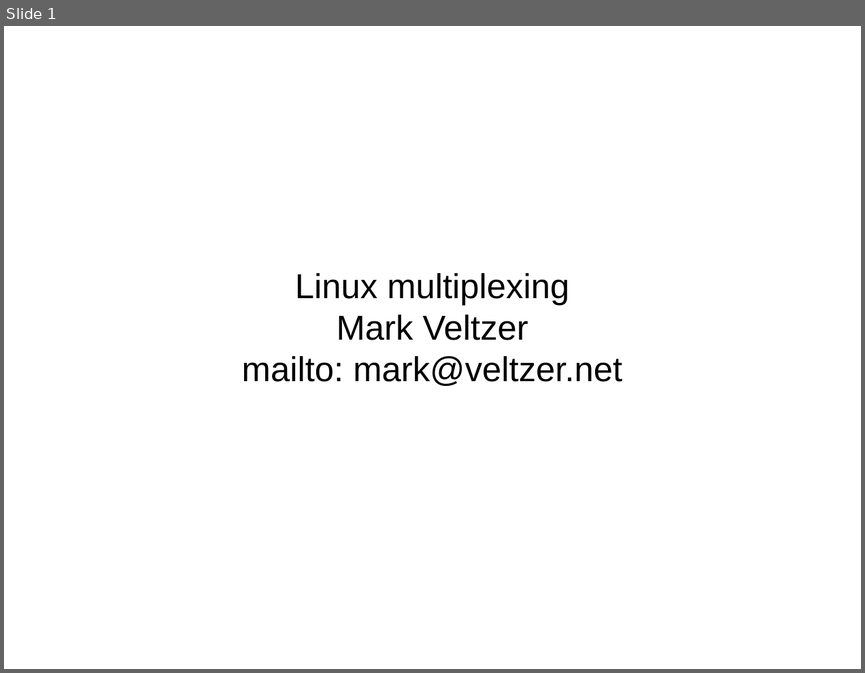
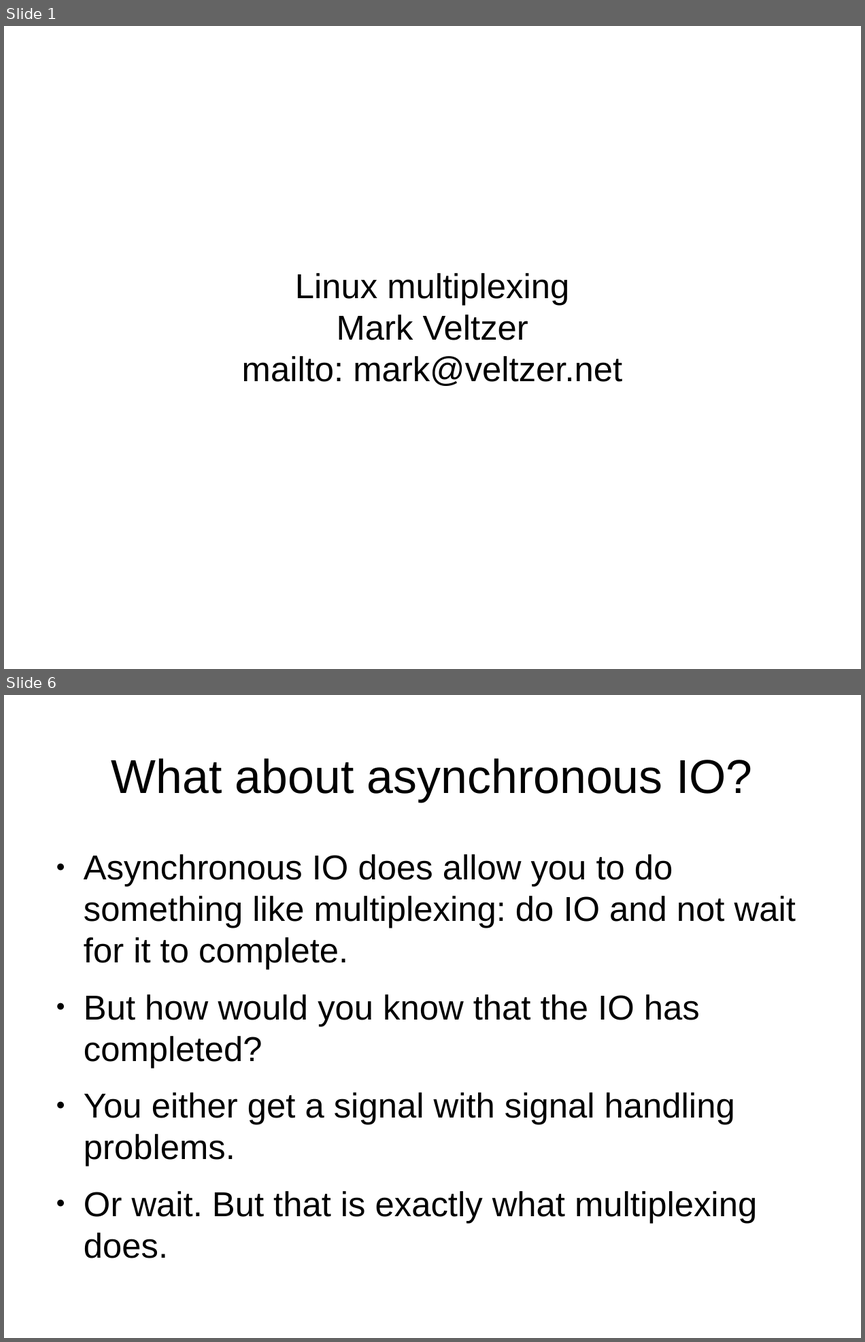
Before and after one commit to veltzer/demos-linux, a slide deck: multi_core/linux_multiplexing.odp. Shown one above the other, each under a label of ours: slide 1 before the commit, slides 1 and 6 after it; the slides between them are not shown. The pictures are 865x673 and 865x1342 pixels, drawn with LibreOffice and Linux fonts; fonts in the diff are those of the drawing. Boxes give left, top, right and bottom in pixels: in the first picture for what was removed or moved away, otherwise in the second. Text is boxed around its words. In the diff, an @@ line names an element or a change of style, - is before the commit and + after.

```diff
--- a/multi_core/linux_multiplexing.odp
+++ b/multi_core/linux_multiplexing.odp
@@ slide 6 added at (4, 695, 861, 1338), background #FFFFFF @@
@@ title added at (111, 758, 753, 802), 44 pt, text #000000 @@
+What about asynchronous IO?
@@ text added at (84, 854, 796, 1258), 32 pt, text #000000 @@
+● Asynchronous IO does allow you to do something like multiplexing: do IO and not wait for it to complete.
+● But how would you know that the IO has completed?
+● You either get a signal with signal handling problems.
+● Or wait. But that is exactly what multiplexing does.
```
Also in this commit, not shown: 8 other slides added, 1 slide removed, 1 other file.
